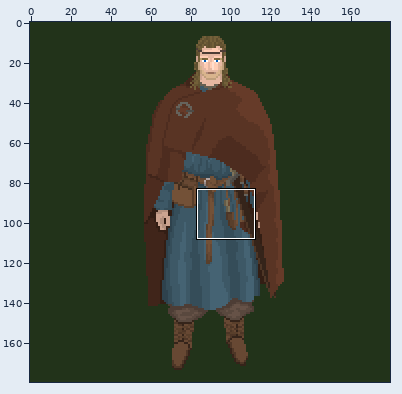
Two states of a sprite sheet, Characters/Ljorn/Ljorn.png. The first picture is a wide view before the edit; the outline marks the close-up.
Close-up. The starting point:
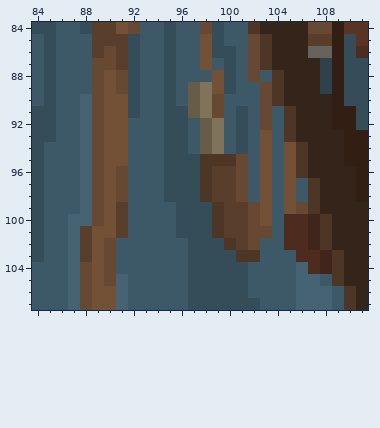
The file is 540x540 pixels, drawn in blocks of 3x3; one block is one cell here. Colours within 5 levels of each other are drawn and written as one. Shown: x 84..111, y 84..107.
After:
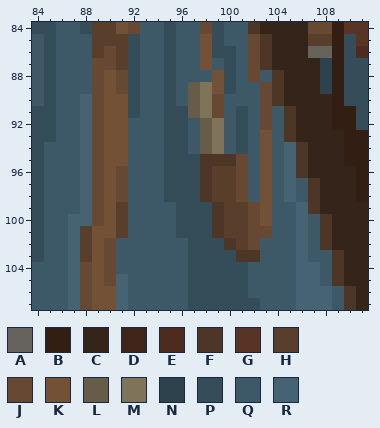
Palette (. is transparent): A #66635c  B #331e14  C #35241a  D #40251a  E #4d2c1f  F #4e3626  G #593424  H #593f2b  J #674833  K #735137  L #665c47  M #7f7359  N #2e424d  P #354d59  Q #3d5866  R #456373
Difference:
Colour Q replaces colour D in rows 100 to 102 at x 107; in rows 103 to 104 at x 108.
Colour Q replaces colour E in rows 100 to 102 at x 105; in row 103 at x 107.
Colour Q replaces colour K in row 99 at x 105.
Colour R replaces colour E in rows 100 to 103 at x 106; in row 104 at x 107.
Colour R replaces colour J in row 99 at x 106.
Colour R replaces colour K in rows 94 to 98 at x 105.
